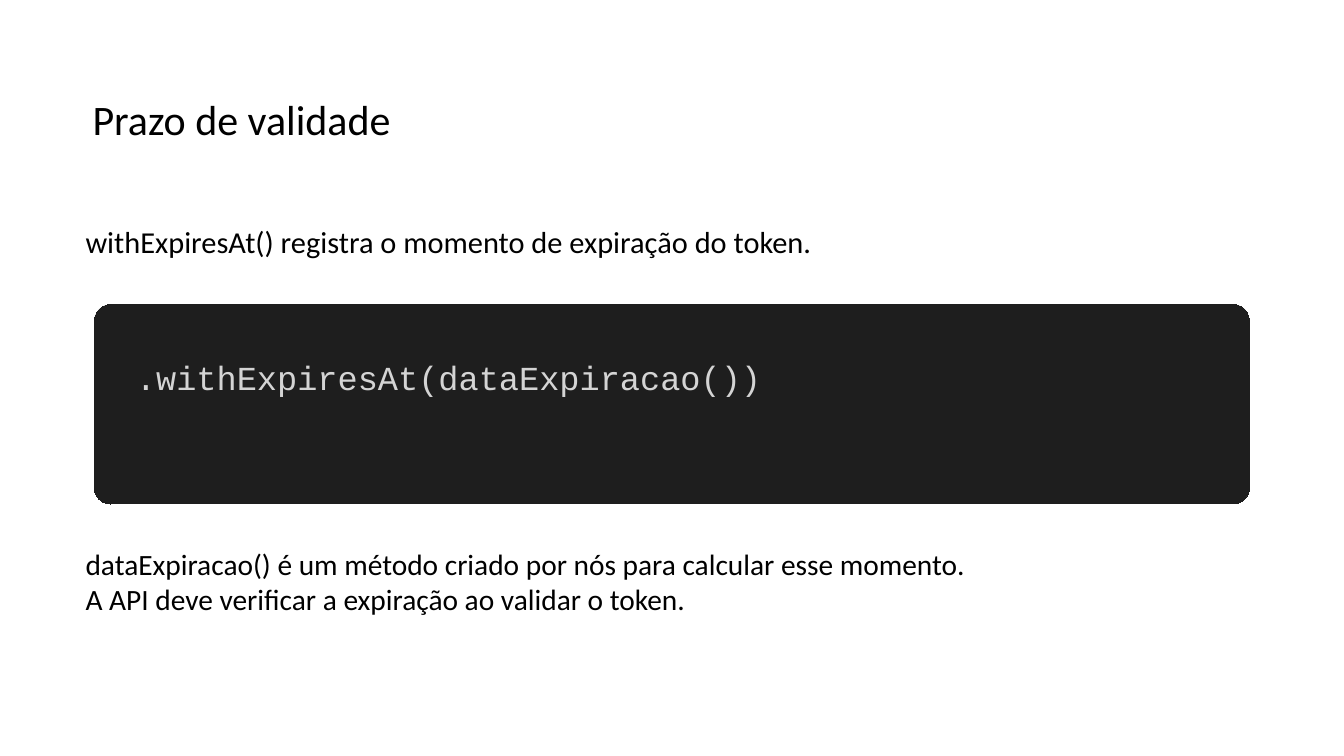
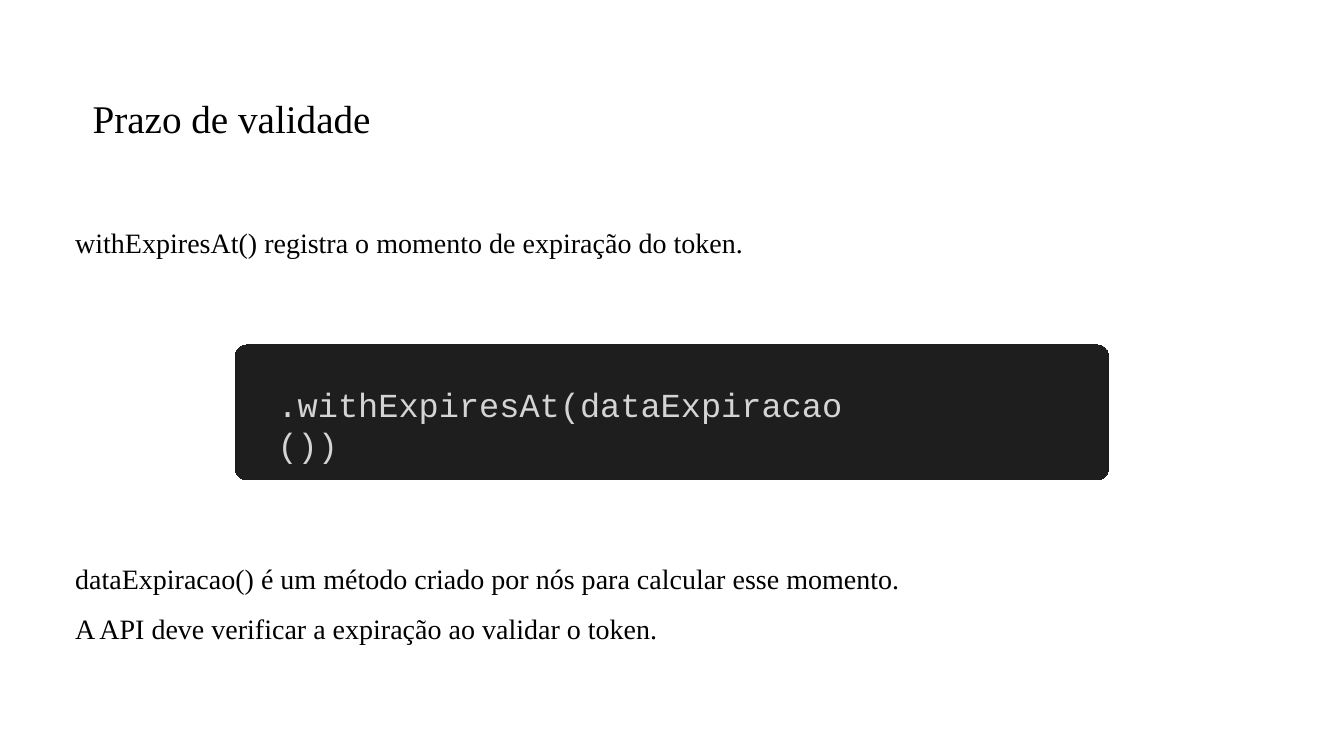
Before and after one commit to PedroMiho/UMC, a slide deck: slide 14 of engenharia-software/software-corporativo/boas-praticas/aula-07-JWT/spring-security.pptx (slide 13 before the commit). Drawn at 1344x756 pixels with LibreOffice and Linux fonts; fonts in the diff are those of the drawing; background and template pictures are left out. Boxes give left, top, right and bottom in pixels: in the first picture for what was removed or moved away, otherwise in the second. Text is boxed around its words. In the diff, an @@ line names an element or a change of style, - is before the commit and + after.

```diff
--- a/engenharia-software/software-corporativo/boas-praticas/aula-07-JWT/spring-security.pptx
+++ b/engenharia-software/software-corporativo/boas-praticas/aula-07-JWT/spring-security.pptx
@@ title "Prazo de validade" at box(93, 105, 371, 134): size 30 to 28 pt, font Calibri to Times New Roman @@
@@ text "withExpiresAt() registra o momento de ...": place and size @@
-text "withExpiresAt() registra o momento de ..." at box(86, 231, 811, 259)
+text "withExpiresAt() registra o momento de ..." at box(75, 233, 743, 258)
@@ text "withExpiresAt() registra o momento de ..." at box(75, 233, 743, 258): size 21.8 to 20 pt, font Calibri to Times New Roman; alignment left to justified @@
@@ rounded rectangle: place and size @@
-rounded rectangle at box(95, 304, 1250, 504)
+rounded rectangle at box(236, 345, 1109, 480)
@@ text ".withExpiresAt(dataExpiracao())" rewrapped from box(136, 365, 761, 397) to box(278, 392, 843, 424) @@
@@ text "dataExpiracao() é um método criado ...": place and size @@
-text "dataExpiracao() é um método criado ..." at box(86, 553, 965, 615)
+text "dataExpiracao() é um método criado ..." at box(75, 569, 899, 645)
@@ text "dataExpiracao() é um método criado ..." at box(75, 569, 899, 645): size 21 to 20 pt, font Calibri to Times New Roman; alignment left to justified; line spacing 1 to 1.5 @@
```
Also in this commit, not shown: 9 other slides changed, 4 slides added, 2 other files.
